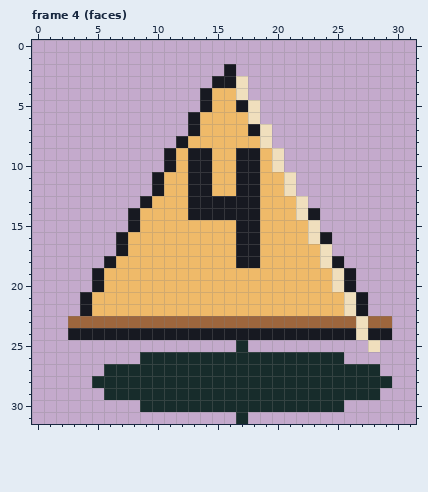
Two states of a pixel-art file, assets/source/aseprite/dice/d4.aseprite. Above, as it was before the edit.
32x32 pixels, 4 frames. Shown: frame 4 (faces). The commit also changed other frames, which this record leaves out.
And afterwards:
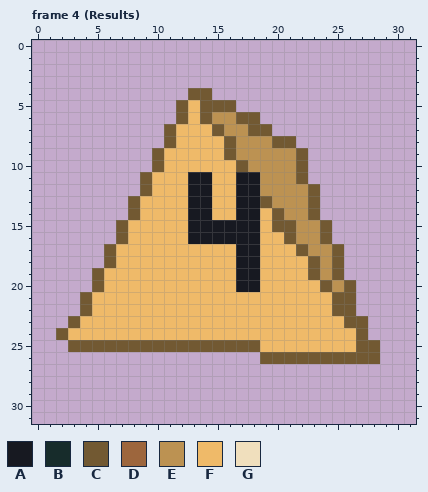
Palette (. is transparent): A #171921  B #172c2b  C #725932  D #9d663d  E #bc9252  F #efba69  G #f0dfbd
Diff:
Changed rows in their new state; - is an unchanged pixel.
Frame 4 (Results):
first column x 2:
 2 --------------.-------------
 3 -------------...------------
 4 -----------CC...------------
 5 ----------CFCCC..-----------
 6 ----------CFCEECC-----------
 7 ---------CFF-CEECC----------
 8 ---------CF---CEEECC--------
 9 --------CF-FF-CEEEEEC-------
10 --------CF-FF--CEEEEC-------
11 -------CF--------EEEC-------
12 -------CF--------EEEEC------
13 ------CF-----FF--CEEEC------
14 ------C------FF---CEEC------
15 -----CF----AAAA---CCEEC-----
16 -----C-----AAAA----CEEC-----
17 ----CF--------------CEEC----
18 ----C----------------CEC----
19 ---C-----------AA----CEC.---
20 ---C-----------AA-----CEC---
21 --C--------------------CC.--
22 --C--------------------CC.--
23 -CFFFFFFFFFFFFFFFFFFFFFFCC..
24 CFFFFFFFFFFFFFFFFFFFFFFFFC..
25 -CCCCCCCCCCCCCCCCFFFFFFFFCC-
26 -------..........CCCCCCCCCC-
27 ----.......................-
28 ---.........................
29 ----.......................-
30 -------.................----
31 ---------------.------------
Pixel boxes of the changes (left, top, right, bottom) in both pictures:
changed: (56, 64, 392, 424)
